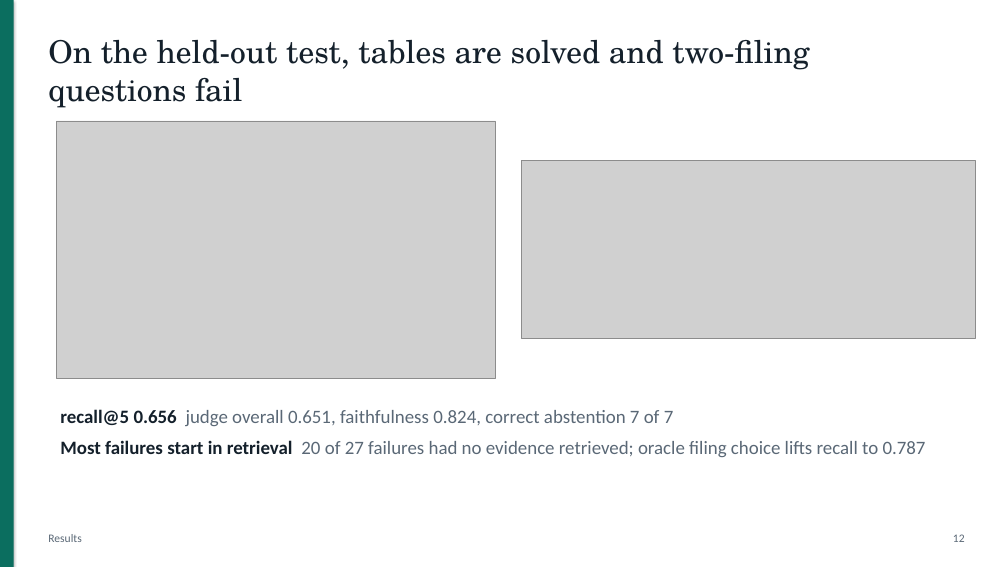
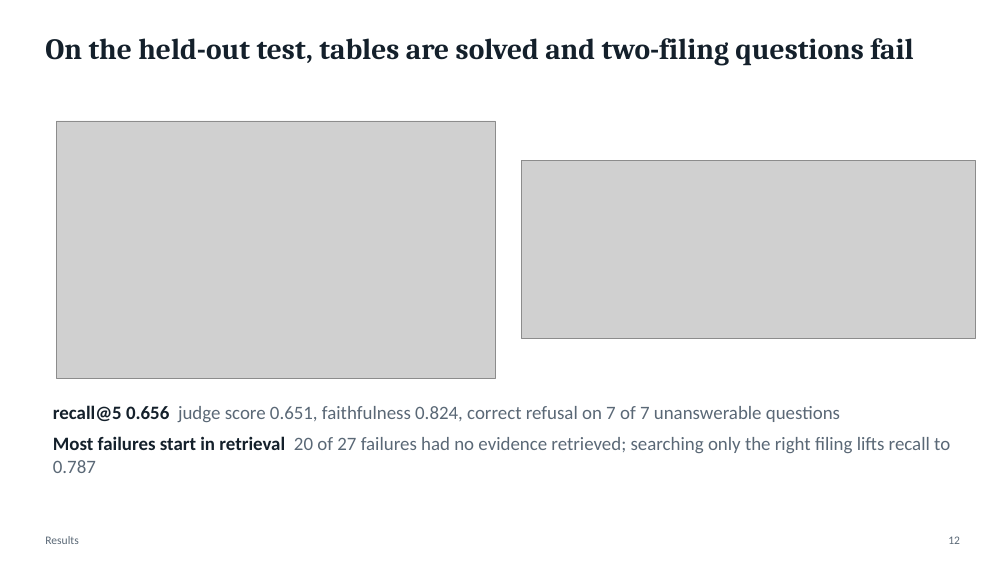
Before and after one commit to DarkkReaper007/RAG-for-financial-analysis, a slide deck: slide 12 of paper/slides.pptx. Drawn at 1008x567 pixels with LibreOffice and Linux fonts; fonts in the diff are those of the drawing; grey boxes stand for pictures. Boxes give left, top, right and bottom in pixels: in the first picture for what was removed or moved away, otherwise in the second. Text is boxed around its words. In the diff, an @@ line names an element or a change of style, - is before the commit and + after.

```diff
--- a/paper/slides.pptx
+++ b/paper/slides.pptx
@@ rectangle removed at [0,0,14,567] @@
@@ text "On the held-out test, tables ..." at [45,38,913,66]: size 30 to 28 pt, font TeX Gyre Schola to Cambria, bold on @@
@@ text at [53,405,950,473]: text changed @@
-recall@5 0.656 judge overall 0.651, faithfulness 0.824, correct abstention 7 of 7
-Most failures start in retrieval 20 of 27 failures had no evidence retrieved; oracle filing choice lifts recall to 0.787
+recall@5 0.656 judge score 0.651, faithfulness 0.824, correct refusal on 7 of 7 unanswerable questions
+Most failures start in retrieval 20 of 27 failures had no evidence retrieved; searching only the right filing lifts recall to 0.787
@@ text "12": place and size @@
-text "12" at [953,534,965,542]
+text "12" at [948,536,960,544]
```
Also in this commit, not shown: 9 other slides changed, 7 slides added, 7 slides removed, 5 other files.
